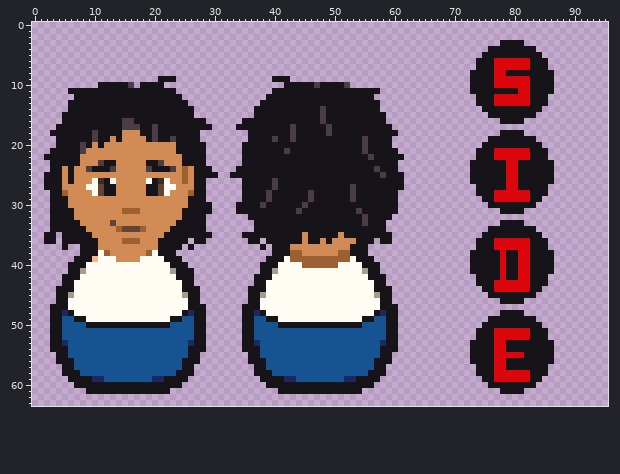
Sprite sheet: godot/res/sprites/characters/sprite_avatar_NB04.png. Above is the file before it was changed.
The file is 192x128 pixels, drawn in blocks of 2x2; one block is one cell here.
And afterwards:
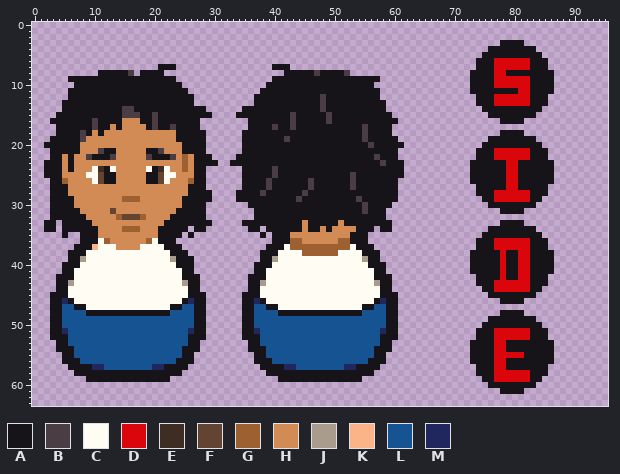
Palette (. is transparent): A #161419  B #4b3d44  C #fffcf4  D #db060b  E #3e2d22  F #634432  G #9c6031  H #d28b55  J #a99c8d  K #fbb388  L #155392  M #20275f
The edit:
Changed rows in their new state; - is an unchanged pixel.
first column x 2:
 7 -------------------AAA----------------AAA-------------------
 8 ---------AAAAAB-AAAA--------------------AAAAABAAAAB---------
 9 ----AAAAAAAAAAAAAAA----------------------AAAAAAAAAAAAAAA----
10 -----AAAA-----AA----AAA--------------AAA-----A----AAAAA-----
11 ----------------------AA------------AA----------------------
12 ----A------------------AA----------AA---------B--------A----
13 ---A--------------------A----------A----------B---------A---
14 ---A---------BB----------AA------AA---------------------A---
15 --A----------BBB--B------AAA----AAA------B----AB---------A--
16 -AA-----B----HHH--B-------.------.-------B----AB---------AA-
17 --------B--H-HHHH----B----..----..----B--------A-----B------
18 -.----B-H-HHH---HHHHHH----A------A-------A-----A-----B----.-
19 -A----BHHHH-H----HHHHH----A------A----A-BA----------------A-
20 AA----HH-H------------H------------------------------AB---AA
21 ------H--BAA-----AAB--H-----------------A------------A------
22 .--H-H-BAAAB-----BAAAB-GH--A----A---------------------AB---.
23 A--H-H---HHH-----HHH---GH--AA--AA-----------------------B--A
24 A------HCE-C-----C-ECH-----.----.-----B----------------A---A
25 ----H--CCFAA-----AAFCC-H---..--..-----B------------B----A---
26 .--GH----F-A-----A-F---HG------------BA-----B------B-------.
27 .--A---HHHHH-----HHHHH--A------------BA-----B--------------.
28 ---A----HHHH-----HHHH---A--A----A---BA-----BA------A--------
29 ----A--------GGG-------A---A----A----A----B-A------AB-------
30 ----A------------------A---.----..--A------A---------B----.-
31 -----A-----F-HHH------A----.----...-------A---------AB---..-
32 -----AA-----GFFFG----AA-----------.------------------A---.--
33 A-.---AA---H--------AA-----A-----AA--------H-----H---A---A--
34 A-.----AA---HGGGH--AA---.---------A-.------H--H-HHHH---.-A--
35 ..--..--A----------A---.-...-----...-.---HH-HHHHH-H---....--
36 ..-...---CG--HHH-GC---..-..-------..-.---GG-HH-H-GGA--.-..--
37 ---.-A--KCCC----CCCC----.-----------.A--CGGGGGGGGGGC--A-----
38 ----AA-CC-CCCCCCCC-CC-AA------------AA-CCCCGGGGGGCCCC-AA----
39 ----A-JCC---CCCC----CJ-AA-----------A-JC-CCCCCCCCCC-CJ-A----
40 ---A--C--------------C--A----------A--C----CCCCCC----C--A---
41 ---A-CC--------------CC------------A-CC--------------CC-A---
42 --A--C----------------C--A--------A--C----------------C--A--
43 --A-J------------------J-A--------A-J------------------J-A--
44 ----C------------------C------------C------------------C----
45 -A--C------------------C--A------A--C------------------C--A-
46 -A-MA------------------AM-A------A-MA------------------AM-A-
47 ---LLAA--------------AALL----------LLAA--------------AALL---
48 ---LLLLAAAAAAAAAAAAAALLLL----------LLLLAAAAAAAAAAAAAALLLL---
49 -----LLLLLLLLLLLLLLLLLL--------------LLLLLLLLLLLLLLLLLL-----
50 -------LLLLLLLLLLLLLL------------------LLLLLLLLLLLLLL-------
51 ---M--------------------M----------M--------------------M---
52 ---A--------------------A----------A--------------------A---
53 -.-A--------------------A-.------.-A--------------------A-.-
54 -.--A------------------A--.------.--A------------------A--.-
55 --.-A------------------A-.--------.-A------------------A-.--
56 --.--A----------------A--.--------.--A----------------A--.--
57 ---.-AAAMM--------MMAAA-.----------.-AAAMM--------MMAAA-.---
58 ---..-AAAAAAAAAAAAAAAA-..----------..-AAAAAAAAAAAAAAAA-..---
59 ----...-AAAAAAAAAAAA-...------------...-AAAAAAAAAAAA-...----
60 -----..................--------------..................-----
61 -------..............------------------..............-------
Changed places in both pictures, as pixel boxes (x1, y1, x2, y2):
changed: (44, 64, 404, 394)
